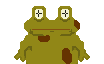
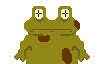
Before/after of a 104 × 64 layered artwork. What changed in the layer stack:
painted on "Background" over 28, 32, 73, 35
